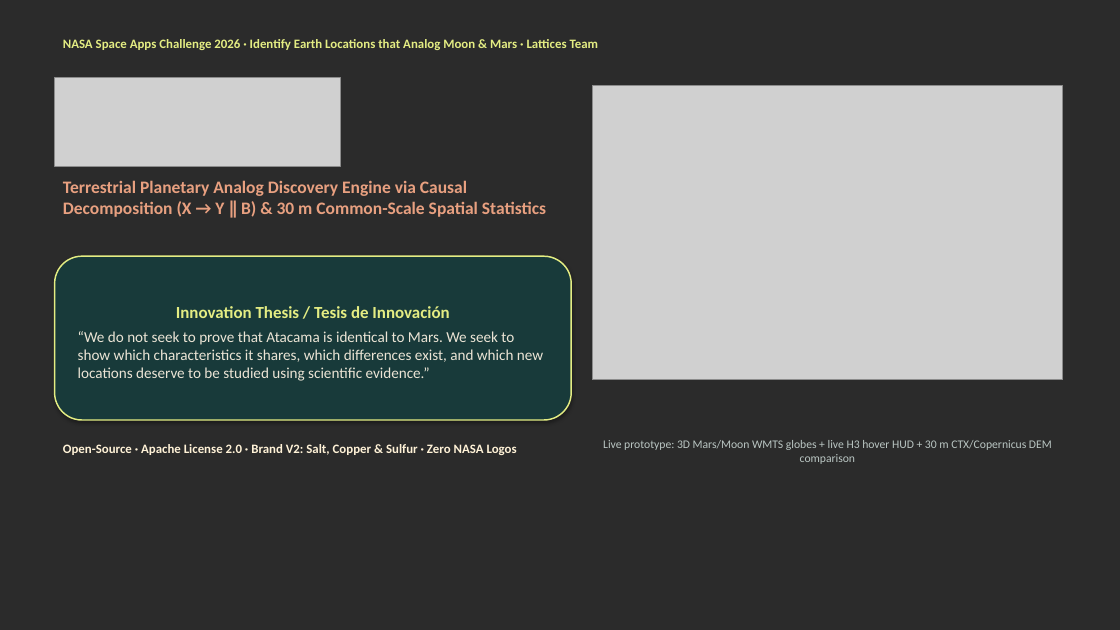
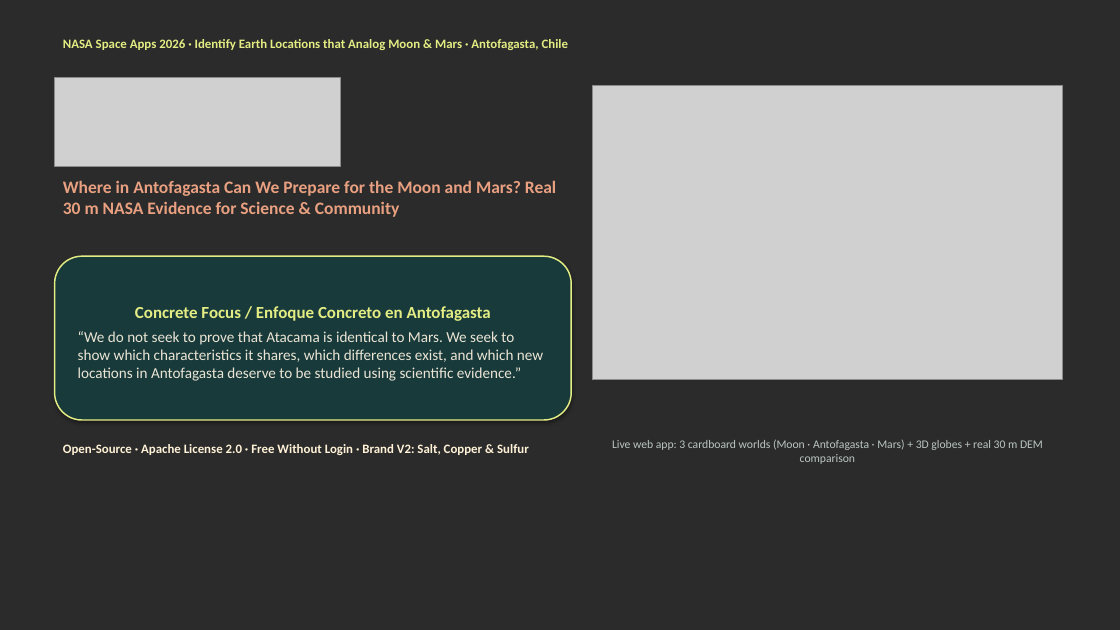
Before and after one commit to AnGeMoNs/Ckepi, a slide deck: slide 1 of docs/nehe/ckepi-pitch-en.pptx. Drawn at 1120x630 pixels with LibreOffice and Linux fonts; fonts in the diff are those of the drawing; grey boxes stand for pictures; background and template pictures are left out; a plain dark background stands for a picture behind light text. Boxes give left, top, right and bottom in pixels: in the first picture for what was removed or moved away, otherwise in the second. Text is boxed around its words. In the diff, an @@ line names an element or a change of style, - is before the commit and + after.

Commit message:
docs(nehe): enfocar pitch y PPTX/PDF (EN/ES) tras feedback de mentores en las 4 zonas de Antofagasta y modos Explorar/Ciencia

```diff
--- a/docs/nehe/ckepi-pitch-en.pptx
+++ b/docs/nehe/ckepi-pitch-en.pptx
@@ text at [63, 39, 568, 50]: text changed @@
-NASA Space Apps Challenge 2026 · Identify Earth Locations that Analog Moon & Mars · Lattices Team
+NASA Space Apps 2026 · Identify Earth Locations that Analog Moon & Mars · Antofagasta, Chile
@@ text at [63, 180, 556, 217]: text changed @@
-Terrestrial Planetary Analog Discovery Engine via Causal Decomposition (X → Y ∥ B) & 30 m Common-Scale Spatial Statistics
+Where in Antofagasta Can We Prepare for the Moon and Mars? Real 30 m NASA Evidence for Science & Community
@@ text in rounded rectangle at [78, 306, 543, 381]: text changed @@
-Innovation Thesis / Tesis de Innovación
-“We do not seek to prove that Atacama is identical to Mars. We seek to show which characteristics it shares, which differences exist, and which new locations deserve to be studied using scientific evidence.”
+Concrete Focus / Enfoque Concreto en Antofagasta
+“We do not seek to prove that Atacama is identical to Mars. We seek to show which characteristics it shares, which differences exist, and which new locations in Antofagasta deserve to be studied using scientific evidence.”
@@ text at [63, 444, 529, 455]: text changed @@
-Open-Source · Apache License 2.0 · Brand V2: Salt, Copper & Sulfur · Zero NASA Logos
+Open-Source · Apache License 2.0 · Free Without Login · Brand V2: Salt, Copper & Sulfur
@@ text at [612, 439, 1043, 464]: text changed @@
-Live prototype: 3D Mars/Moon WMTS globes + live H3 hover HUD + 30 m CTX/Copernicus DEM comparison
+Live web app: 3 cardboard worlds (Moon · Antofagasta · Mars) + 3D globes + real 30 m DEM comparison
```
Also in this commit, not shown: 6 other slides changed, 9 other files.
